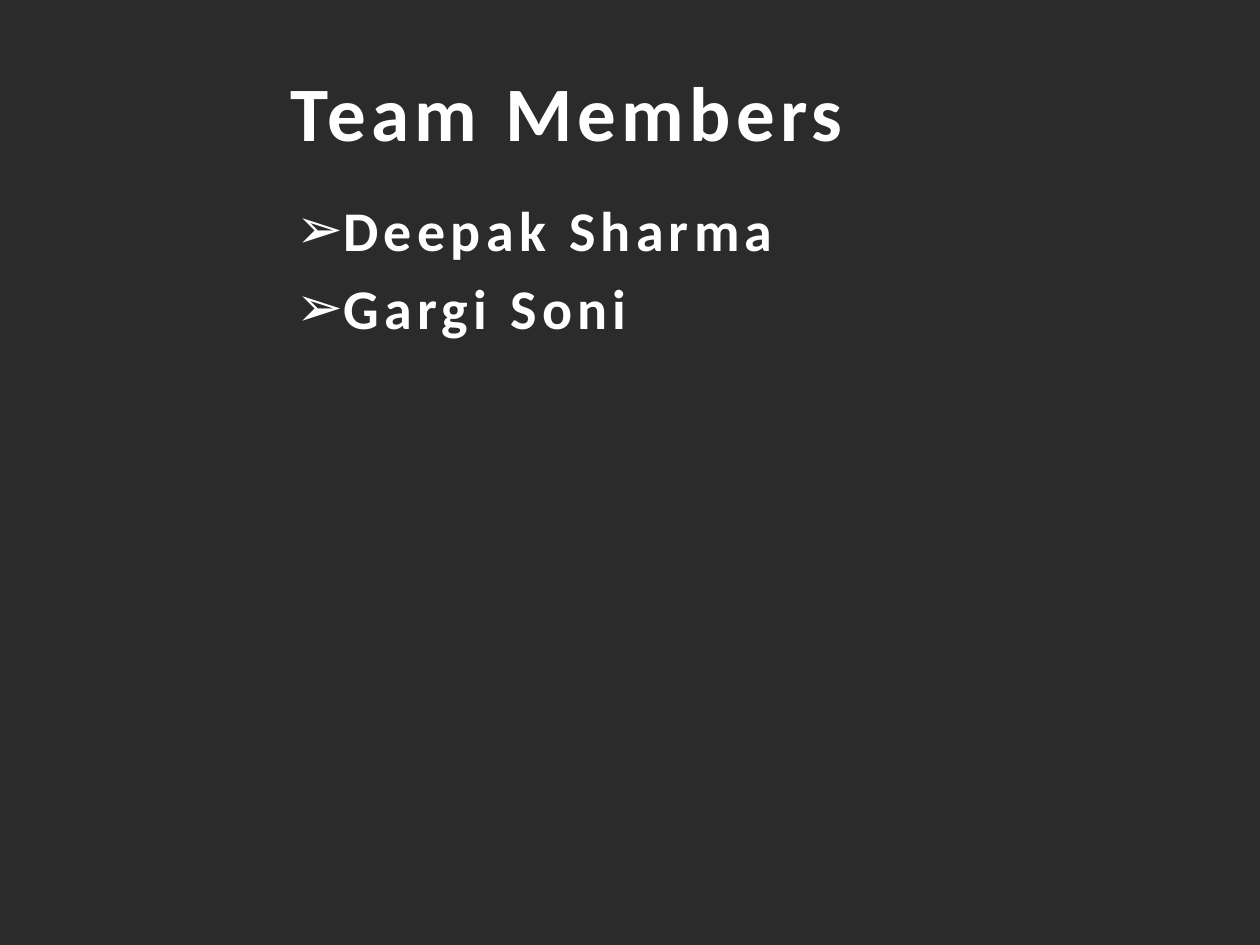
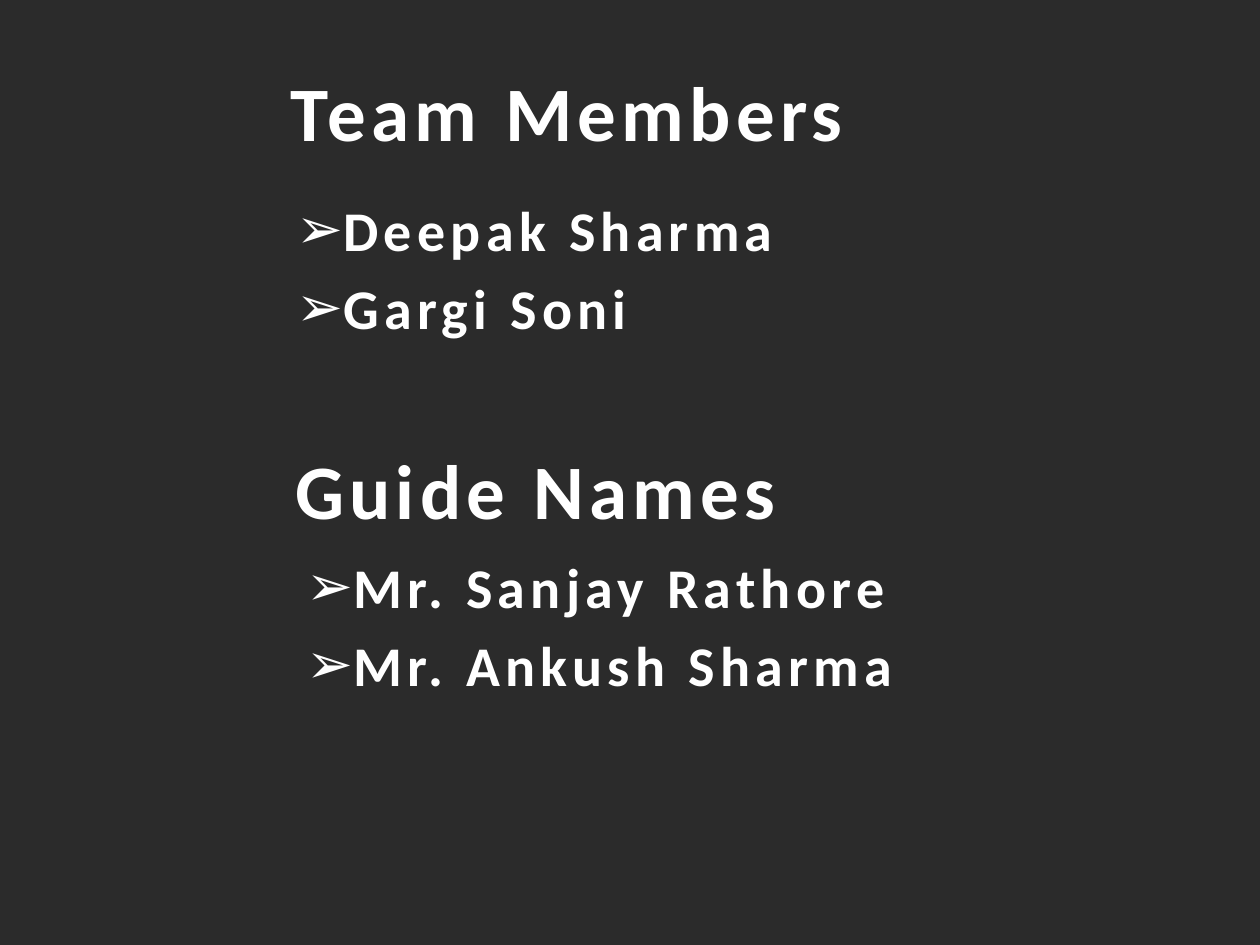
Before and after one commit to deepak1007/MEAN-stack-chatapp, a slide deck: slide 3 of presentation/GRRAS.pptx. Drawn at 1260x945 pixels with LibreOffice and Linux fonts; fonts in the diff are those of the drawing; background and template pictures are left out; a plain dark background stands for a picture behind light text. Boxes give left, top, right and bottom in pixels: in the first picture for what was removed or moved away, otherwise in the second. Text is boxed around its words. In the diff, an @@ line names an element or a change of style, - is before the commit and + after.

Commit message:
some changes

```diff
--- a/presentation/GRRAS.pptx
+++ b/presentation/GRRAS.pptx
@@ text added at <box>295,465,775,520</box>, 44 pt, text #FFFFFF, bold @@
+Guide Names
@@ text added at <box>354,568,891,687</box>, 32 pt, text #FFFFFF, bold @@
+➢ Mr. Sanjay Rathore
+➢ Mr. Ankush Sharma
```
